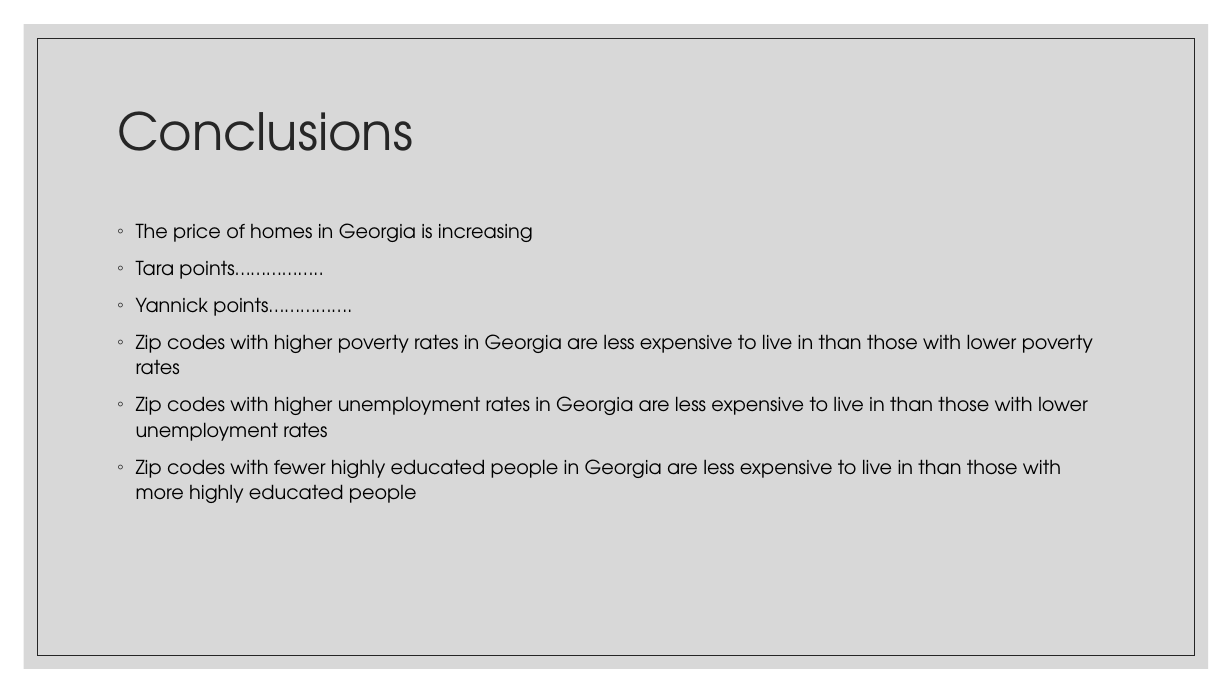
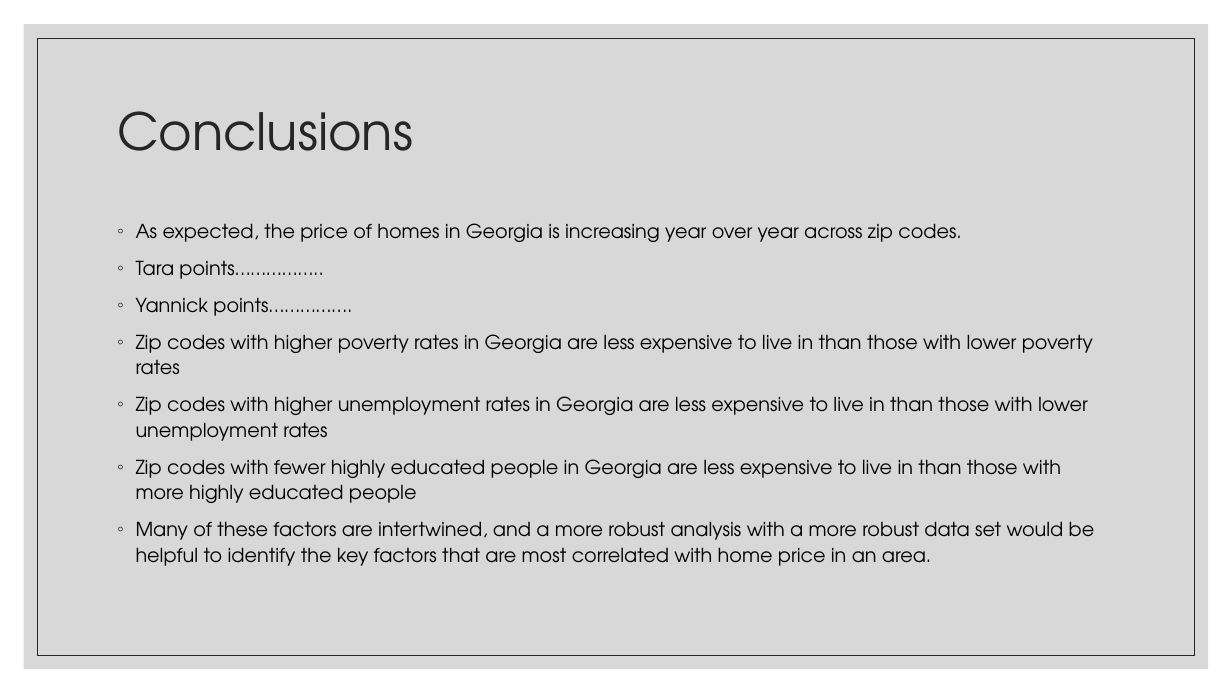
Before and after one commit to yanthedeveloper/Project1, a slide deck: slide 14 of Project 1 Div 101 Updated Slides.pptx. Drawn at 1232x693 pixels with LibreOffice and Linux fonts; fonts in the diff are those of the drawing. Boxes give left, top, right and bottom in pixels: in the first picture for what was removed or moved away, otherwise in the second. Text is boxed around its words. In the diff, an @@ line names an element or a change of style, - is before the commit and + after.

```diff
--- a/Project 1 Div 101 Updated Slides.pptx
+++ b/Project 1 Div 101 Updated Slides.pptx
@@ text at (136,223,961,242): text changed @@
-◦ The price of homes in Georgia is increasing
+◦ As expected, the price of homes in Georgia is increasing year over year across zip codes.
@@ text at (136,521,1095,566): paragraph added @@
+◦ Many of these factors are intertwined, and a more robust analysis with a more robust data set would be helpful to identify the key factors that are most correlated with home price in an area.
```
Also in this commit, not shown: 2 other slides changed, 1 slide added, 1 other file.
